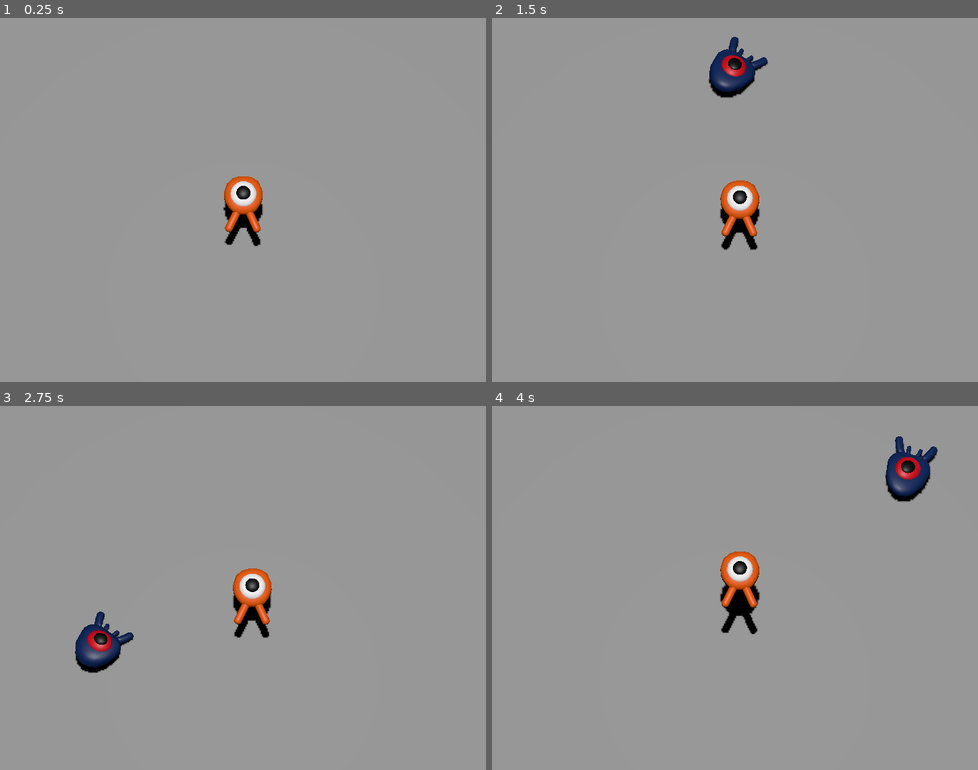
Above: before the commit, frames 1-4 (two rows, left to right).
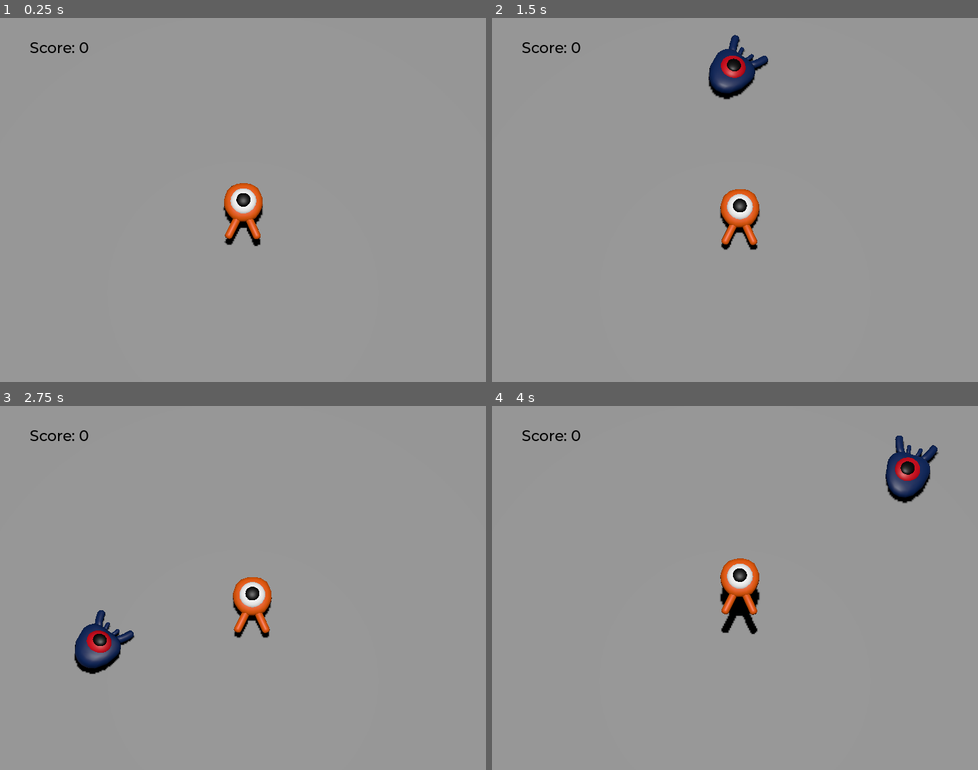
Above: after the commit, the same moments.

Repository: MagicBattle/Godot-3d-Game
Game: Godot game, scene res://scenes/main.tscn
Two runs of this game, one before a commit and one after it. Both use one fixed random seed, a clock stepped at 60 frames per second and the inputs below. Before the commit the project has no main scene; this scene is started directly in both runs.
Inputs:
- Up to frame 1 (0.25 s): no input
- Up to frame 2 (1.5 s): tap Enter (ui_accept) at 0.5, 1.35 s; hold Right (move_right) 0.53-1.28 s; hold Enter (ui_accept) 0.53-1.28 s; tap Space (jump) at 0.77 s; hold Down (move_down) from 1.28 s (still down)
- Up to frame 3 (2.75 s): tap Space (jump) at 1.52 s; release Down (move_down) at 2.03 s; hold Right (move_right) from 2.03 s (still down); hold Enter (ui_accept) from 2.03 s (still down)
- Up to frame 4 (4 s): release Right (move_right) at 2.78 s; release Enter (ui_accept) at 2.78 s; hold W (move_up) 2.78-3.53 s; tap Enter (ui_accept) at 2.85 s; tap Space (jump) at 3.02, 3.77 s; hold A (move_left) from 3.53 s (still down); hold Enter (ui_accept) from 3.53 s (still down)

The runs differ from the first frame. In frame 1, 1.0% of the frame differs, in the area x 6-55%, y 6-61%; in frame 2, 1.3%; in frame 3, 1.3%, in the area x 6-56%, y 6-74%; in frame 4, 1.2%.

Commit message:
Added UI system and music to the game

Diff:
--- a/project.godot
+++ b/project.godot
@@ -12,8 +12,13 @@
 
 config/name="Squash the Creeps (3D)"
 config/description="In this game, your goal is to chase and kick out the creeps!"
+run/main_scene="uid://2wap0283yk0r"
 config/features=PackedStringArray("4.5")
 config/icon="res://art/icon.webp"
+
+[autoload]
+
+MusicPlayer="*res://scenes/music_player.tscn"
 
 [display]
 
--- a/scenes/main.gd
+++ b/scenes/main.gd
@@ -1,6 +1,9 @@
 extends Node
 
 @export var mob_scene: PackedScene
+
+func _ready():
+	$UserInterface/Retry.hide()
 
 func _on_mob_timer_timeout():
 	# Create a new instance of the Mob scene.
@@ -17,7 +20,16 @@
 
 	# Spawn the mob by adding it to the Main scene.
 	add_child(mob)
+	# We connect the mob to the score label to update the score upon squashing one.
+	mob.squashed.connect($UserInterface/ScoreLabel._on_mob_squashed.bind())
 
 
 func _on_player_hit() -> void:
 	$MobTimer.stop()
+	$UserInterface/Retry.show()
+
+
+func _unhandled_input(event):
+	if event.is_action_pressed("ui_accept") and $UserInterface/Retry.visible:
+		# This restarts the current scene.
+		get_tree().reload_current_scene()
--- a/scenes/main.tscn
+++ b/scenes/main.tscn
@@ -1,8 +1,10 @@
-[gd_scene load_steps=9 format=3 uid="uid://2wap0283yk0r"]
+[gd_scene load_steps=12 format=3 uid="uid://2wap0283yk0r"]
 
 [ext_resource type="PackedScene" uid="uid://ceuu150fmggvr" path="res://scenes/player.tscn" id="1_o5qli"]
 [ext_resource type="Script" uid="uid://cx65qvgm06kn2" path="res://scenes/main.gd" id="1_sugp2"]
 [ext_resource type="PackedScene" uid="uid://defdm2qdva75q" path="res://scenes/mob.tscn" id="2_jyhfs"]
+[ext_resource type="FontFile" uid="uid://cyxhh7ddkn62q" path="res://fonts/Montserrat-Medium.ttf" id="4_tbgi4"]
+[ext_resource type="Script" uid="uid://csj31gf7q8ot0" path="res://scenes/score_label.gd" id="5_tefeu"]
 
 [sub_resource type="BoxShape3D" id="BoxShape3D_0xm2m"]
 size = Vector3(60, 2, 60)
@@ -23,6 +25,10 @@
 "tilts": PackedFloat32Array(0, 0, 0, 0)
 }
 point_count = 4
+
+[sub_resource type="Theme" id="Theme_o6xl0"]
+default_font = ExtResource("4_tbgi4")
+default_font_size = 22
 
 [node name="Main" type="Node"]
 script = ExtResource("1_sugp2")
@@ -83,5 +89,48 @@
 wait_time = 0.5
 autostart = true
 
+[node name="UserInterface" type="Control" parent="."]
+layout_mode = 3
+anchors_preset = 15
+anchor_right = 1.0
+anchor_bottom = 1.0
+grow_horizontal = 2
+grow_vertical = 2
+theme = SubResource("Theme_o6xl0")
+
+[node name="ScoreLabel" type="Label" parent="UserInterface"]
+layout_mode = 0
+offset_left = 44.0
+offset_top = 30.0
+offset_right = 132.0
+offset_bottom = 58.0
+theme_override_colors/font_color = Color(0, 0, 0, 1)
+text = "Score: 0"
+script = ExtResource("5_tefeu")
+
+[node name="Retry" type="ColorRect" parent="UserInterface"]
+layout_mode = 1
+anchors_preset = 15
+anchor_right = 1.0
+anchor_bottom = 1.0
+grow_horizontal = 2
+grow_vertical = 2
+color = Color(0, 0, 0, 0.3764706)
+
+[node name="Label" type="Label" parent="UserInterface/Retry"]
+layout_mode = 1
+anchors_preset = 8
+anchor_left = 0.5
+anchor_top = 0.5
+anchor_right = 0.5
+anchor_bottom = 0.5
+offset_left = -107.5
+offset_top = -14.0
+offset_right = 107.5
+offset_bottom = 14.0
+grow_horizontal = 2
+grow_vertical = 2
+text = "Press Enter to retry"
+
 [connection signal="hit" from="Player" to="." method="_on_player_hit"]
 [connection signal="timeout" from="MobTimer" to="." method="_on_mob_timer_timeout"]
--- /dev/null
+++ b/scenes/music_player.tscn
@@ -0,0 +1,7 @@
+[gd_scene load_steps=2 format=3 uid="uid://cotesgfat2hr3"]
+
+[ext_resource type="AudioStream" uid="uid://c5qpnfga41t4p" path="res://art/House In a Forest Loop.ogg" id="1_jxdhu"]
+
+[node name="MusicPlayer" type="AudioStreamPlayer3D"]
+stream = ExtResource("1_jxdhu")
+autoplay = true
--- a/scenes/player.tscn
+++ b/scenes/player.tscn
@@ -17,7 +17,7 @@
 [node name="character" parent="Pivot" instance=ExtResource("1_4flbx")]
 
 [node name="CollisionShape3D" type="CollisionShape3D" parent="."]
-transform = Transform3D(1.1, 0, 0, 0, 1.1, 0, 0, 0, 1.1, 0, 0, 0)
+transform = Transform3D(0.56100005, 0, 0, 0, 0.39270002, 0, 0, 0, 0.5577, 0, 0.4, 0)
 shape = SubResource("SphereShape3D_onrkg")
 
 [node name="MobDectector" type="Area3D" parent="."]
@@ -26,7 +26,7 @@
 monitorable = false
 
 [node name="CollisionShape3D" type="CollisionShape3D" parent="MobDectector"]
-transform = Transform3D(2.4563, 0, 0, 0, 0.22049999, 0, 0, 0, 2.5300002, 0, 0.4, 0)
+transform = Transform3D(2.4563, 0, 0, 0, 0.22049999, 0, 0, 0, 2.5300002, 0, 0.2, 0)
 shape = SubResource("CylinderShape3D_g2els")
 
 [connection signal="body_entered" from="MobDectector" to="." method="_on_mob_dectector_body_entered"]
--- /dev/null
+++ b/scenes/score_label.gd
@@ -0,0 +1,7 @@
+extends Label
+
+var score = 0
+
+func _on_mob_squashed():
+	score += 1
+	text = "Score: %s" % score
Not shown, added: scenes/score_label.gd.uid
